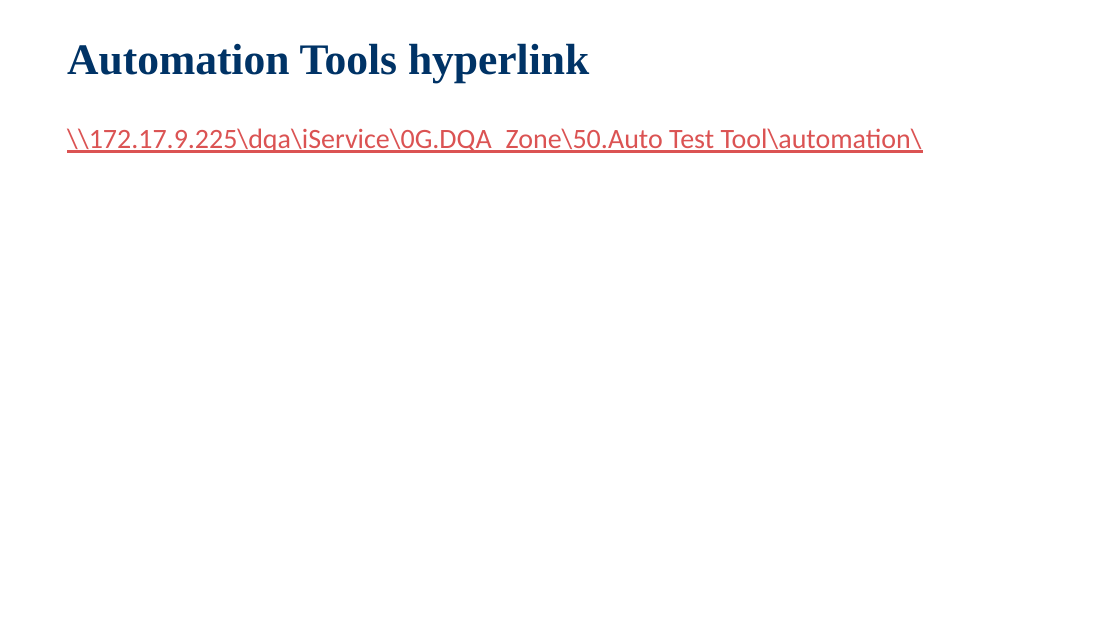
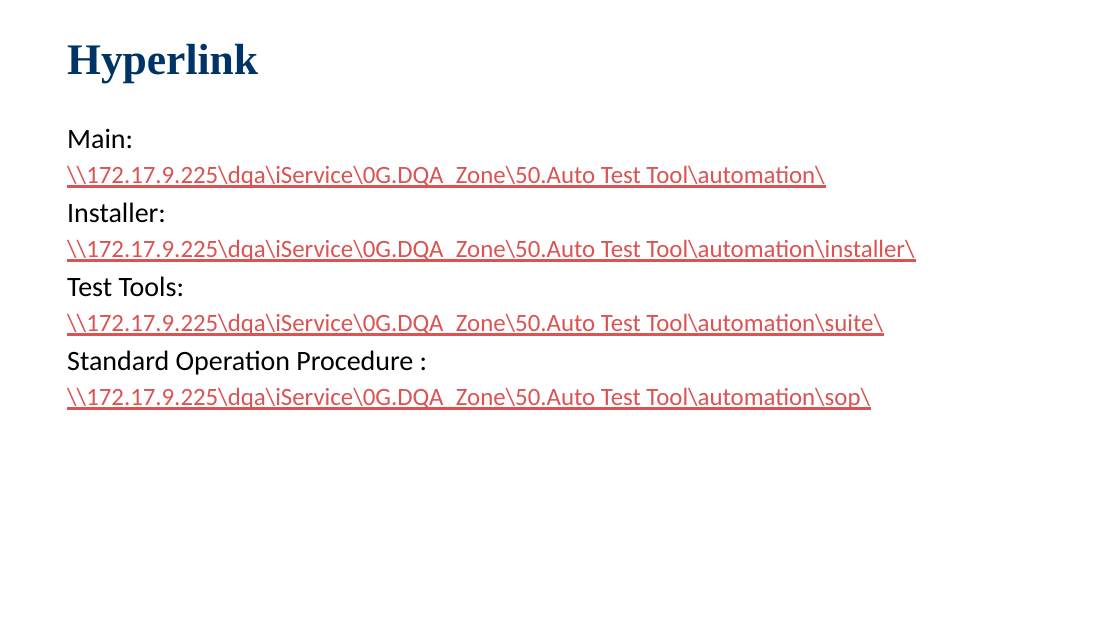
Before and after one commit to jackiejay888/automation, a slide deck: slide 36 of kpi/Test Automation_Demo.pptx (slide 33 before the commit). Drawn at 1120x630 pixels with LibreOffice and Linux fonts; fonts in the diff are those of the drawing; background and template pictures are left out. Boxes give left, top, right and bottom in pixels: in the first picture for what was removed or moved away, otherwise in the second. Text is boxed around its words. In the diff, an @@ line names an element or a change of style, - is before the commit and + after.

Commit message:
Finished the Test Automation_Demo

```diff
--- a/kpi/Test Automation_Demo.pptx
+++ b/kpi/Test Automation_Demo.pptx
@@ title at [67,43,258,83]: text changed @@
-Automation Tools hyperlink
+Hyperlink
@@ text at [67,128,133,148]: paragraph added @@
+Main:
@@ text at [67,165,824,188]: size 18 to 16 pt in "\\172.17.9.225\dqa\iService\0G.DQA_Zone\50.Auto Test Tool\au ..." @@
@@ text at [67,202,914,410]: paragraphs added @@
+Installer:
+\\172.17.9.225\dqa\iService\0G.DQA_Zone\50.Auto Test Tool\automation\installer\
+Test Tools:
+\\172.17.9.225\dqa\iService\0G.DQA_Zone\50.Auto Test Tool\automation\suite\
+Standard Operation Procedure :
+\\172.17.9.225\dqa\iService\0G.DQA_Zone\50.Auto Test Tool\automation\sop\
```
Also in this commit, not shown: 18 other slides changed, 3 slides added.
